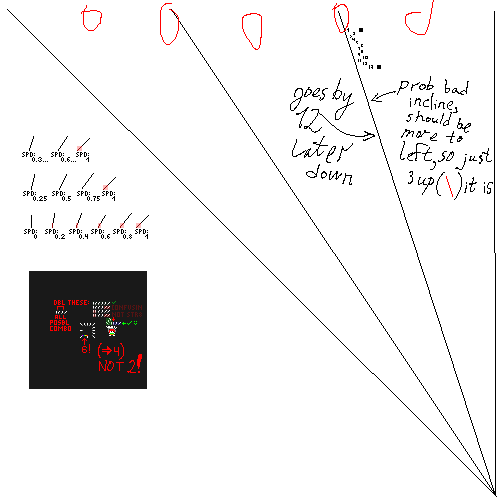
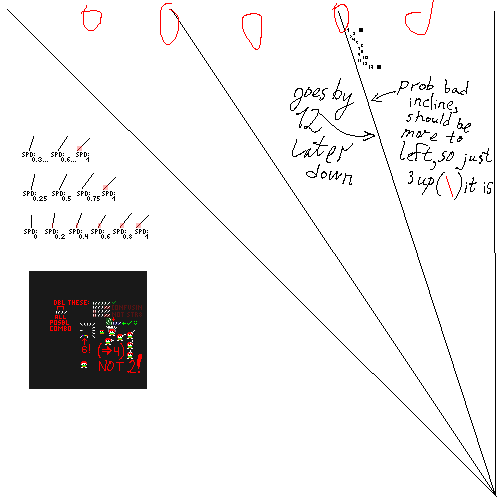
Before/after of a w=500, h=500 layered artwork. What changed in the layer stack:
painted on "dagger tests" over [81, 330, 135, 368]
added layer "nano kleenky" above "mini kleenky" over [100, 330, 104, 334]
